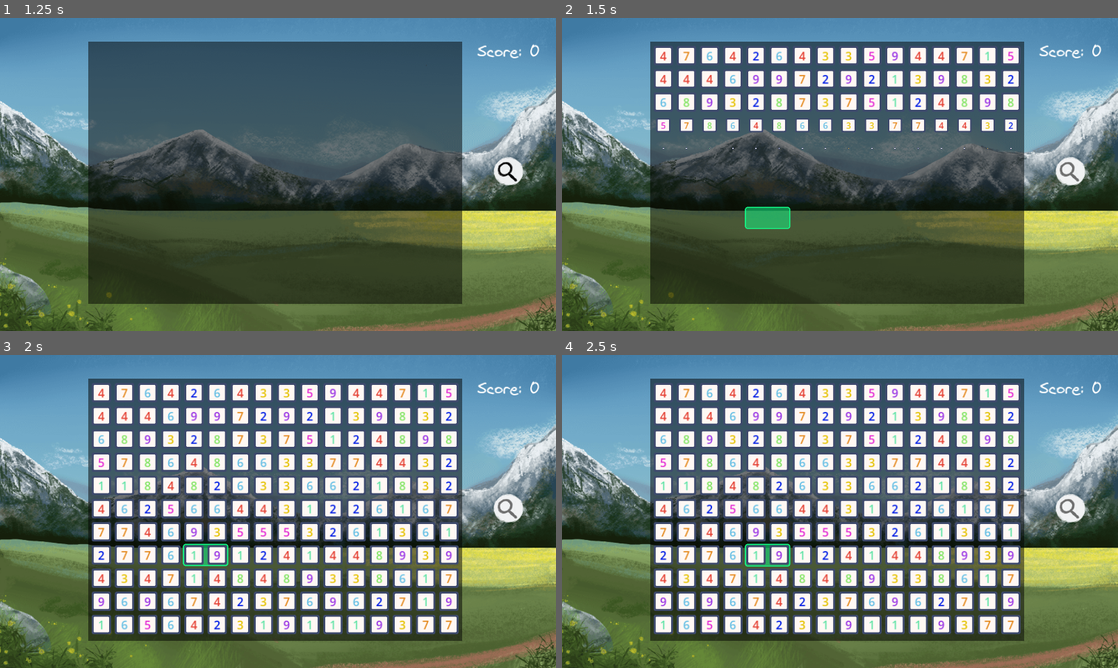
Above: before the commit, frames 1-4 (two rows, left to right).
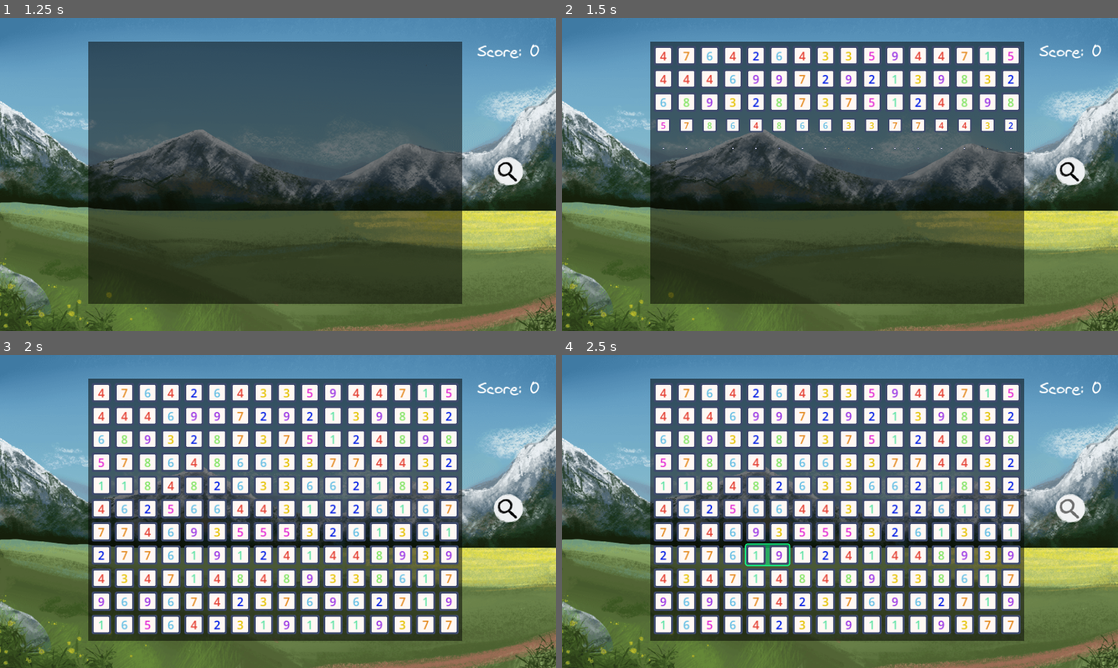
Above: after the commit, the same moments.

Repository: Yngwarr/tens
Game: Godot game, scene res://scenes/MainMenu.tscn
Same seed, same stepped clock (60 frames per second), same inputs: the game is played once before the commit and once after it.
Inputs (mouse positions are in pixels of both pictures, inside the frame that each line leads up to):
- Up to frame 1 (1.25 s): click "Start" at 0.5 s
- Up to frame 2 (1.5 s): click (1067, 171) at 1.25 s
- Up to frame 3 (2 s): no input
- Up to frame 4 (2.5 s): click (1067, 508) at 2 s

Frame 1 is identical in both runs. In frame 2, 0.7% of the frame differs, in the area x 32-93%, y 46-68%; in frame 3, 0.3%; in frame 4, less than 0.1%.

Commit message:
protect the screen

Diff:
--- a/scenes/Game.tscn
+++ b/scenes/Game.tscn
@@ -162,7 +162,7 @@
 "start": SubResource("Animation_kp7j3")
 }
 
-[node name="Game" type="Node2D" node_paths=PackedStringArray("pause_ctl", "pause_menu", "game_over_screen", "highlight", "hint", "grid", "solver", "sum_label", "score_label", "hint_button", "anim")]
+[node name="Game" type="Node2D" node_paths=PackedStringArray("pause_ctl", "pause_menu", "game_over_screen", "highlight", "hint", "grid", "solver", "sum_label", "score_label", "hint_button", "anim", "protection_layer")]
 script = ExtResource("1_wmfvw")
 pause_ctl = NodePath("Pause")
 pause_menu = NodePath("PauseMenu")
@@ -175,6 +175,7 @@
 score_label = NodePath("HUD/ScoreLabel")
 hint_button = NodePath("HUD/Hint")
 anim = NodePath("AnimationPlayer")
+protection_layer = NodePath("FrontLayer/ProtectionLayer")
 
 [node name="Background" parent="." instance=ExtResource("2_cmwjy")]
 
@@ -226,6 +227,15 @@
 
 [node name="FrontLayer" type="CanvasLayer" parent="."]
 layer = 2
+
+[node name="ProtectionLayer" type="ColorRect" parent="FrontLayer"]
+anchors_preset = 15
+anchor_right = 1.0
+anchor_bottom = 1.0
+grow_horizontal = 2
+grow_vertical = 2
+mouse_force_pass_scroll_events = false
+color = Color(1, 1, 1, 0)
 
 [node name="PauseMenu" type="CanvasLayer" parent="." node_paths=PackedStringArray("resume_button", "options_menu")]
 process_mode = 2
--- a/src/Game.gd
+++ b/src/Game.gd
@@ -19,6 +19,7 @@
 @export var score_label: Label
 @export var hint_button: BaseButton
 @export var anim: AnimationPlayer
+@export var protection_layer: Control
 
 var score: int = 0
 
@@ -28,6 +29,7 @@
 	grid.highlight_changed.connect(highlight.resize)
 	grid.grabbed.connect(on_grabbed)
 	grid.released.connect(on_released)
+	grid.fully_appeared.connect(on_grid_appeared)
 	highlight.sum_changed.connect(update_sum)
 	solver.none_left.connect(finish)
 	hint_button.pressed.connect(show_hint)
@@ -68,3 +70,6 @@
 
 func finish() -> void:
 	game_over_screen.show()
+
+func on_grid_appeared() -> void:
+	protection_layer.queue_free()
--- a/src/Grid.gd
+++ b/src/Grid.gd
@@ -4,6 +4,7 @@
 signal highlight_changed(rect: Rect2)
 signal grabbed
 signal released
+signal fully_appeared
 
 @export var inner_node: PackedScene
 @export var front_layer: CanvasLayer
@@ -90,6 +91,7 @@
 func appear_down() -> void:
     if appear_step == height:
         appear_timer.stop()
+        fully_appeared.emit()
         return
 
     var start := appear_step * width
@@ -103,6 +105,7 @@
 func appear_left() -> void:
     if appear_step == width:
         appear_timer.stop()
+        fully_appeared.emit()
         return
 
     for i in range(appear_step, height * width, width):
